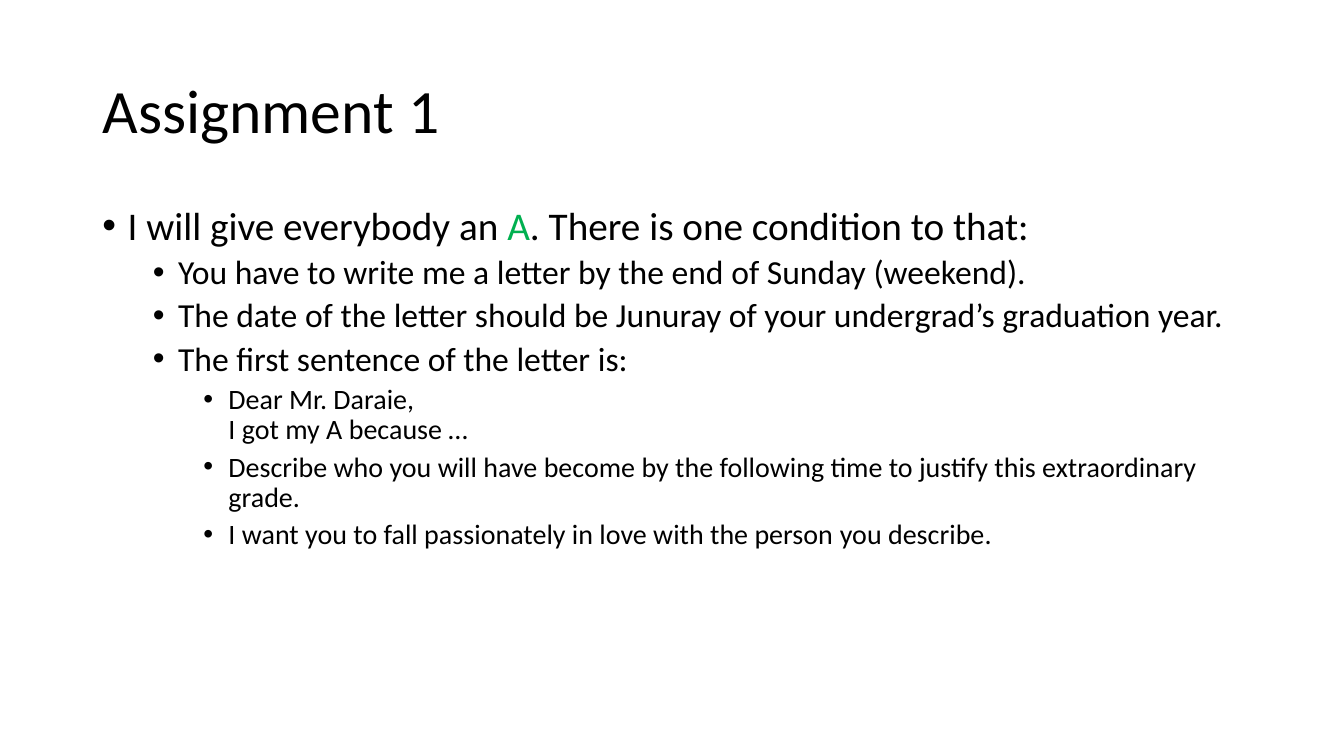
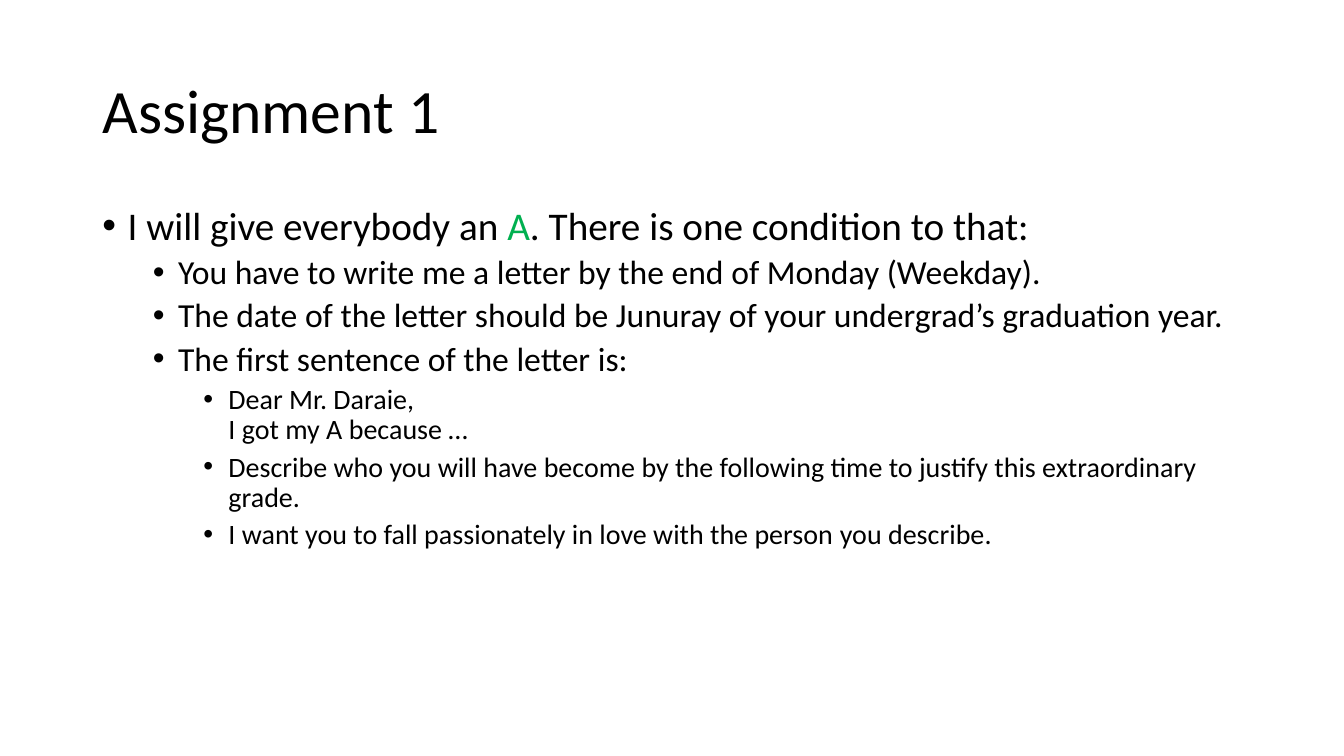
Before and after one commit to amirhdre/Stats-ML-Foundations, a slide deck: slide 9 of slides/SFND_01072025_01_Intro.pptx. Drawn at 1344x756 pixels with LibreOffice and Linux fonts; fonts in the diff are those of the drawing. Boxes give left, top, right and bottom in pixels: in the first picture for what was removed or moved away, otherwise in the second. Text is boxed around its words. In the diff, an @@ line names an element or a change of style, - is before the commit and + after.

```diff
--- a/slides/SFND_01072025_01_Intro.pptx
+++ b/slides/SFND_01072025_01_Intro.pptx
@@ text at bbox=[178, 259, 1041, 290]: text changed @@
-  • You have to write me a letter by the end of Sunday (weekend).
+  • You have to write me a letter by the end of Monday (Weekday).
```
Also in this commit, not shown: 8 other files.
